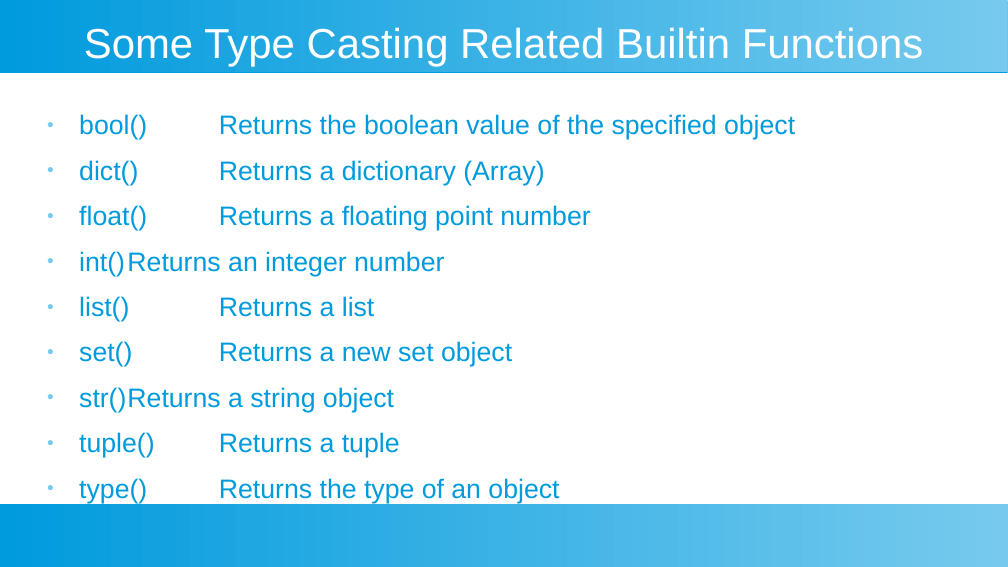
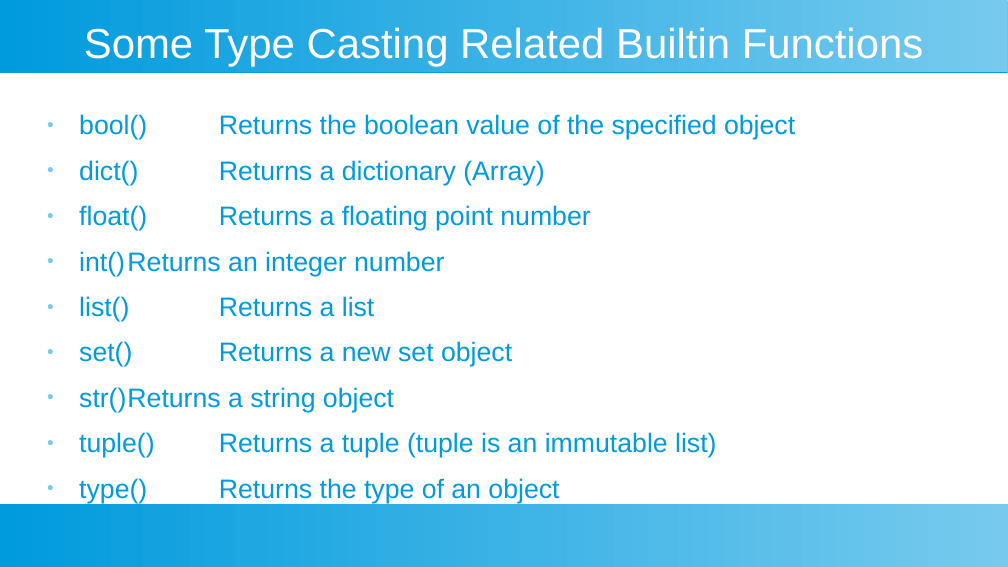
Before and after one commit to ashishjain1547/public_lessons_in_python, a slide deck: slide 4 of Ch 1 - Python's built-in functions/Python's builtin functions.odp. Drawn at 1008x567 pixels with LibreOffice and Linux fonts; fonts in the diff are those of the drawing. Boxes give left, top, right and bottom in pixels: in the first picture for what was removed or moved away, otherwise in the second. Text is boxed around its words. In the diff, an @@ line names an element or a change of style, - is before the commit and + after.

```diff
--- a/Ch 1 - Python's built-in functions/Python's builtin functions.odp
+++ b/Ch 1 - Python's built-in functions/Python's builtin functions.odp
@@ text at [79,432,716,458]: text changed @@
-● tuple() Returns a tuple
+● tuple() Returns a tuple (tuple is an immutable list)
```
Also in this commit, not shown: 1 other file.
